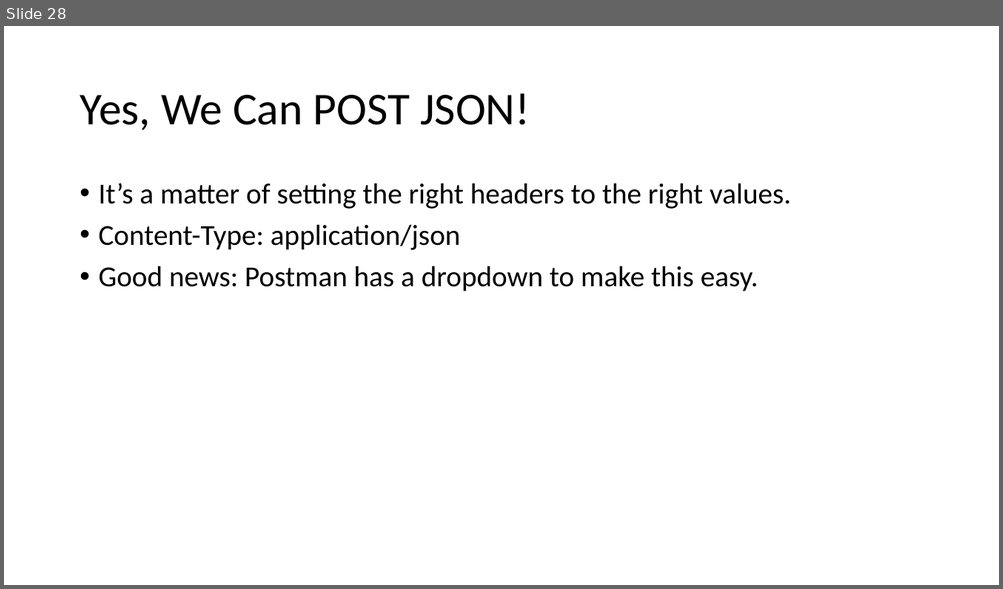
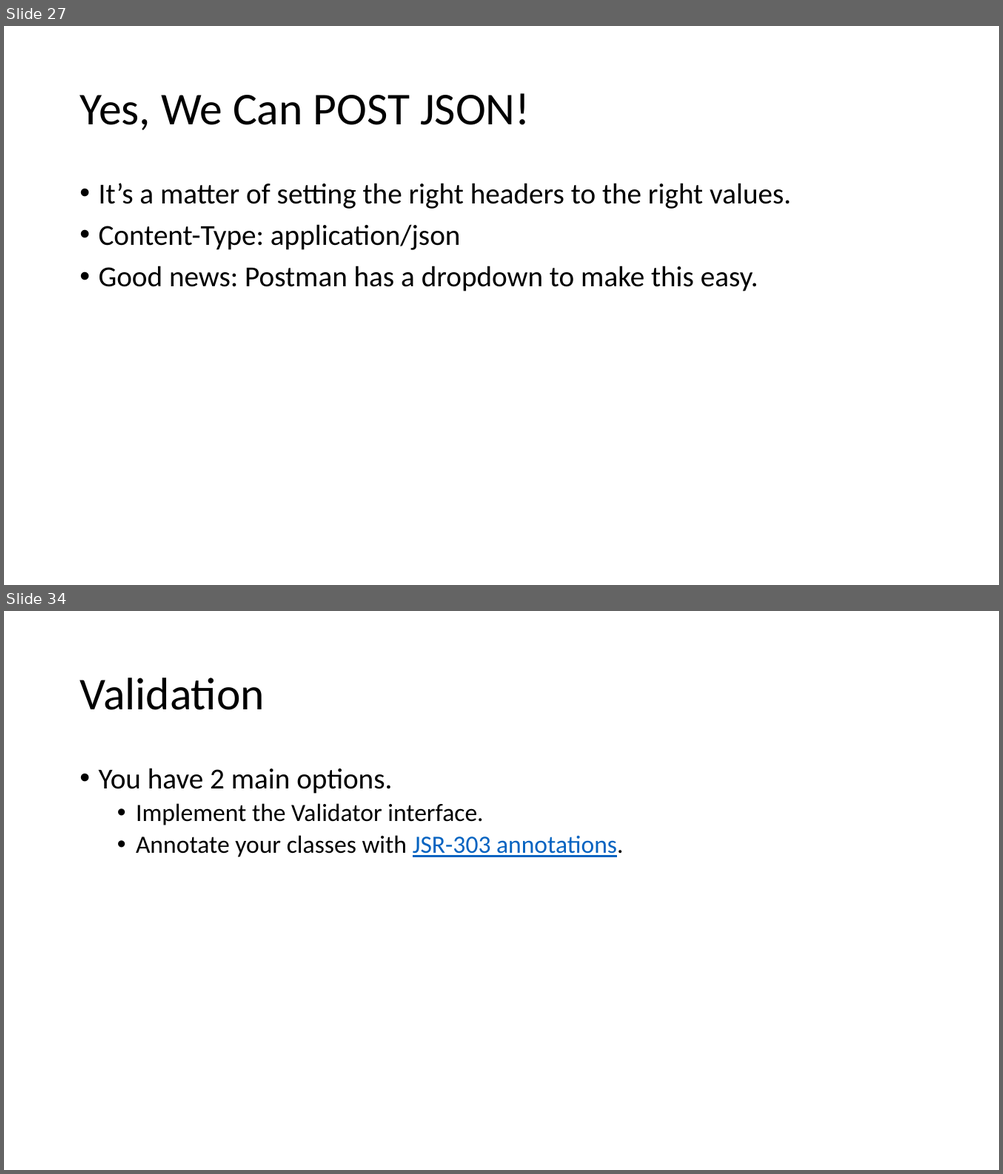
Before and after one commit to ryl/cybr406-2020, a slide deck: files/spring-boot-basics.pptx. Shown one above the other, each under a label of ours: slide 28 before the commit, slides 27 and 34 after it; the slides between them are not shown. The pictures are 1003x589 and 1003x1174 pixels, drawn with LibreOffice and Linux fonts; fonts in the diff are those of the drawing. Boxes give left, top, right and bottom in pixels: in the first picture for what was removed or moved away, otherwise in the second. Text is boxed around its words. In the diff, an @@ line names an element or a change of style, - is before the commit and + after.

```diff
--- a/files/spring-boot-basics.pptx
+++ b/files/spring-boot-basics.pptx
@@ slide 34 added at (4,611,999,1170), background #FFFFFF @@
@@ title added at (79,678,264,710), 44 pt, text #000000 @@
+Validation
@@ text added at (99,768,623,857), 24 pt, text #000000 @@
+• You have 2 main options.
+  • Implement the Validator interface.
+  • Annotate your classes with JSR-303 annotations.
@@ what was slide 28 is now slide 27 @@
```
Also in this commit, not shown: 1 slide changed, 8 other slides added.
